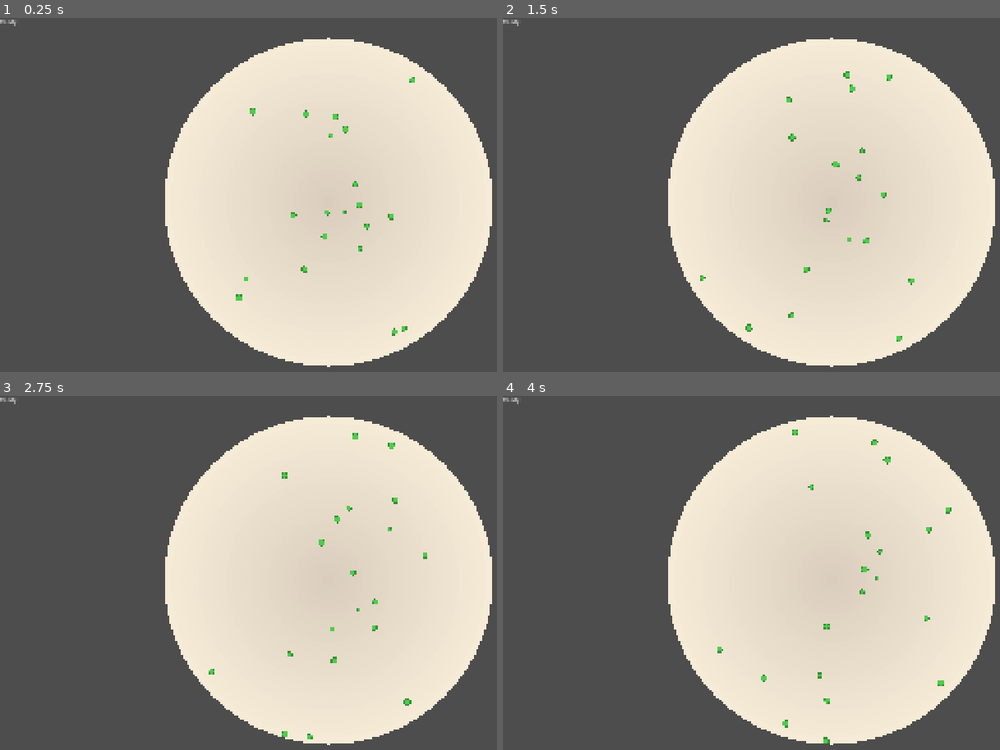
Above: before the commit, frames 1-4 (two rows, left to right).
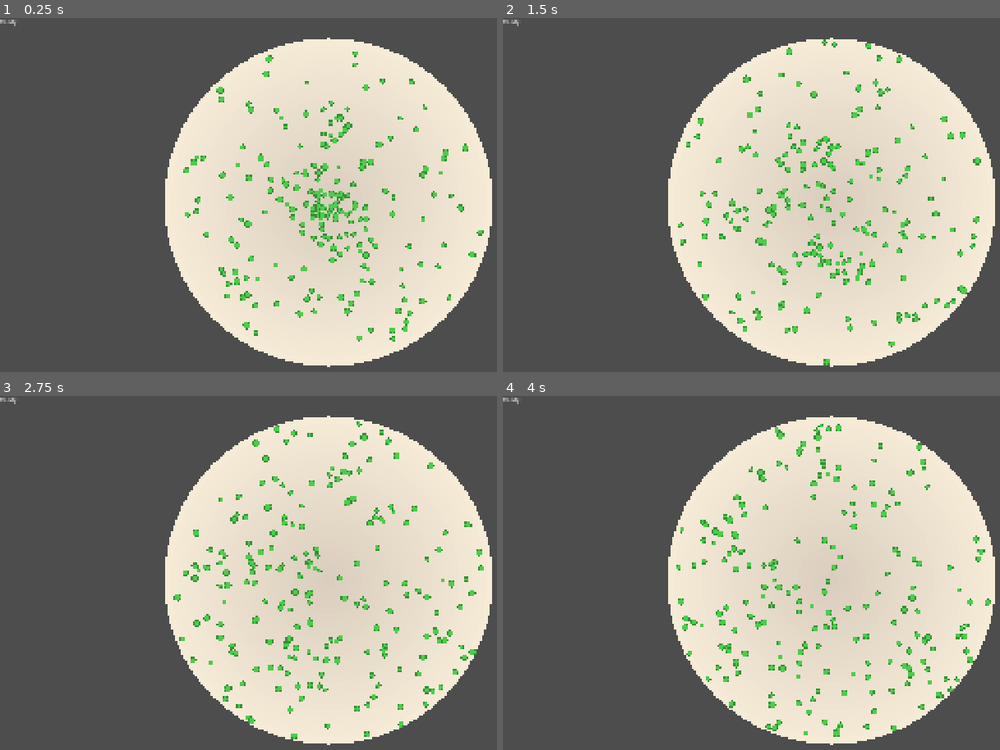
Above: after the commit, the same moments.

Repository: Blazenetic/petri1
Game: Godot game, scene res://scenes/Main.tscn
Same seed, same stepped clock (60 frames per second), same inputs: the game is played once before the commit and once after it.
Inputs:
- Up to frame 1 (0.25 s): no input
- Up to frame 2 (1.5 s): no input
- Up to frame 3 (2.75 s): no input
- Up to frame 4 (4 s): no input

The runs differ from the first frame. In frame 1, 3.2% of the frame differs, in the area x 36-98%, y 9-92%; in frame 2, 3.5%; in frame 3, 3.6%, in the area x 34-98%, y 7-97%; in frame 4, 3.6%.

Commit message:
Fix: Crash at high spawn counts due to init/ready race condition.

Diff:
--- a/scenes/Game.tscn
+++ b/scenes/Game.tscn
@@ -1,17 +1,17 @@
 [gd_scene load_steps=3 format=3 uid="uid://mj47o2nb35u1"]
 
 [ext_resource type="PackedScene" path="res://scenes/environments/PetriDish.tscn" id="1"]
-[ext_resource type="Script" path="res://scripts/utils/TestSpawner.gd" id="2"]
+[ext_resource type="Script" uid="uid://cmidd4cldkqnk" path="res://scripts/utils/TestSpawner.gd" id="2"]
 
 [node name="Game" type="Node2D"]
 
 [node name="Camera2D" type="Camera2D" parent="."]
-current = true
 
 [node name="DishContainer" type="Node2D" parent="."]
 
 [node name="PetriDish" parent="DishContainer" instance=ExtResource("1")]
 
 [node name="SystemsContainer" type="Node2D" parent="."]
+
 [node name="TestSpawner" type="Node" parent="SystemsContainer"]
 script = ExtResource("2")
--- a/scripts/components/BaseEntity.gd
+++ b/scripts/components/BaseEntity.gd
@@ -42,13 +42,32 @@
 	comp.init(self)
 
 func init(params := {}) -> void:
+	# Position
 	if params.has("position"):
-		physical.position = params["position"]
+		var pos: Vector2 = params["position"]
+		if physical != null:
+			physical.position = pos
+		else:
+			global_position = pos
+	# Rotation
 	if params.has("rotation"):
-		physical.rotation = float(params["rotation"])
+		var rot: float = float(params["rotation"])
+		if physical != null:
+			physical.rotation = rot
+		else:
+			rotation = rot
+	# Size
 	if params.has("size"):
 		size = float(params["size"])
-		physical.size = size
+		if physical != null:
+			physical.size = size
+		else:
+			# Update collider radius so collisions roughly match until PhysicalComponent syncs
+			var collider := get_node_or_null("Collider") as CollisionShape2D
+			if collider and collider.shape is CircleShape2D:
+				var circle := collider.shape as CircleShape2D
+				if circle:
+					circle.radius = size
 	# keep identity in sync with entity_type on every init (important for pooled instances)
 	if identity:
 		identity.entity_type = entity_type
--- a/scripts/systems/ConfigurationManager.gd
+++ b/scripts/systems/ConfigurationManager.gd
@@ -5,7 +5,7 @@
 @export var grid_cell_size: float = 64.0
 
 var entity_pool_sizes: Dictionary = {
-	EntityTypes.EntityType.BACTERIA: 50,
+	EntityTypes.EntityType.BACTERIA: 300,
 	EntityTypes.EntityType.NUTRIENT: 200
 }
 
--- a/scripts/systems/EntityFactory.gd
+++ b/scripts/systems/EntityFactory.gd
@@ -49,13 +49,14 @@
 	var merged: Dictionary = {"position": position}
 	for k in params.keys():
 		merged[k] = params[k]
-	node.init(merged)
+	# Move into live scene tree first so _ready runs and components are attached
+	_root_parent.add_child(node)
 	# Ensure identity exists even if this is a freshly instantiated (non-prewarmed) node
 	if node.identity == null:
 		var ident := IdentityComponent.new()
 		node.add_component(ident)
-	# Move into live scene tree (now safe; node was detached from pool container on acquire)
-	_root_parent.add_child(node)
+	# Now safe to initialize with params (PhysicalComponent present)
+	node.init(merged)
 	# Ensure transform is applied after entering the tree
 	if node.physical != null:
 		node.physical.update(0.0)
--- a/scripts/utils/TestSpawner.gd
+++ b/scripts/utils/TestSpawner.gd
@@ -3,7 +3,7 @@
 
 const EntityTypes = preload("res://scripts/components/EntityTypes.gd")
 
-@export var spawn_count: int = 20
+@export var spawn_count: int = 200
 @export var spawn_margin: float = 24.0
 @export var initial_speed_variation: float = 0.4
 @export var align_rotation: bool = true
